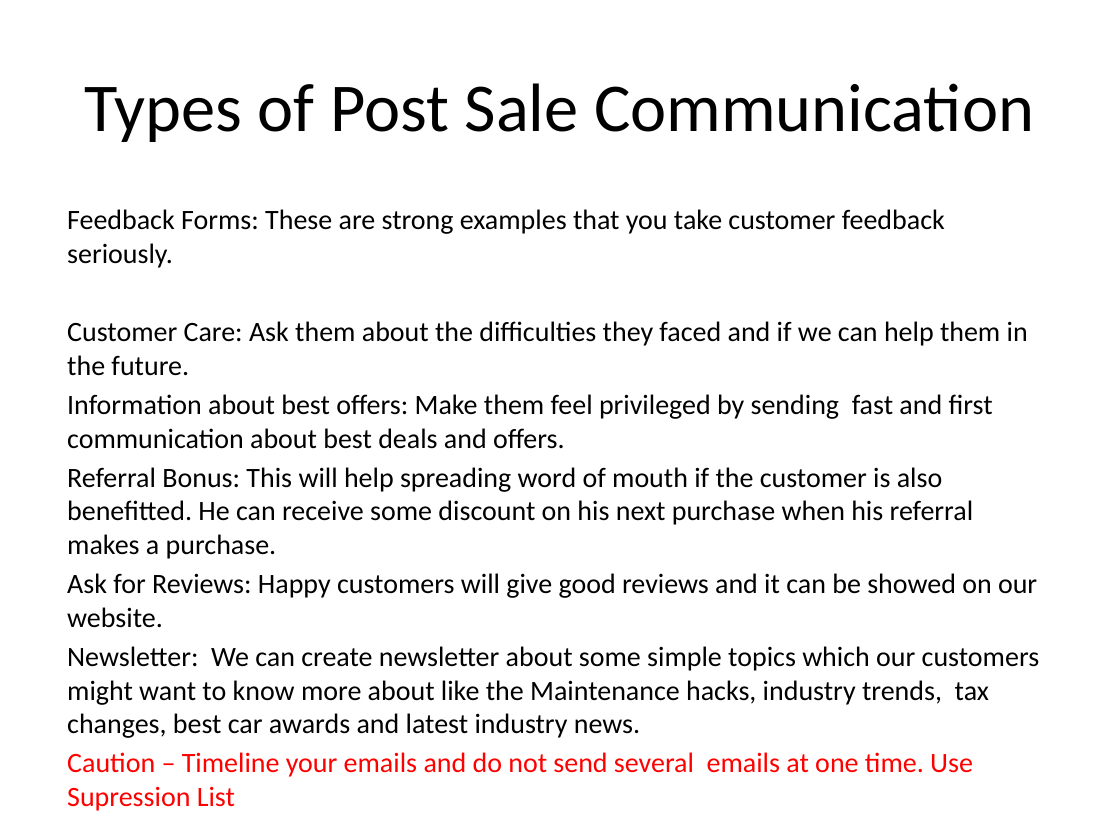
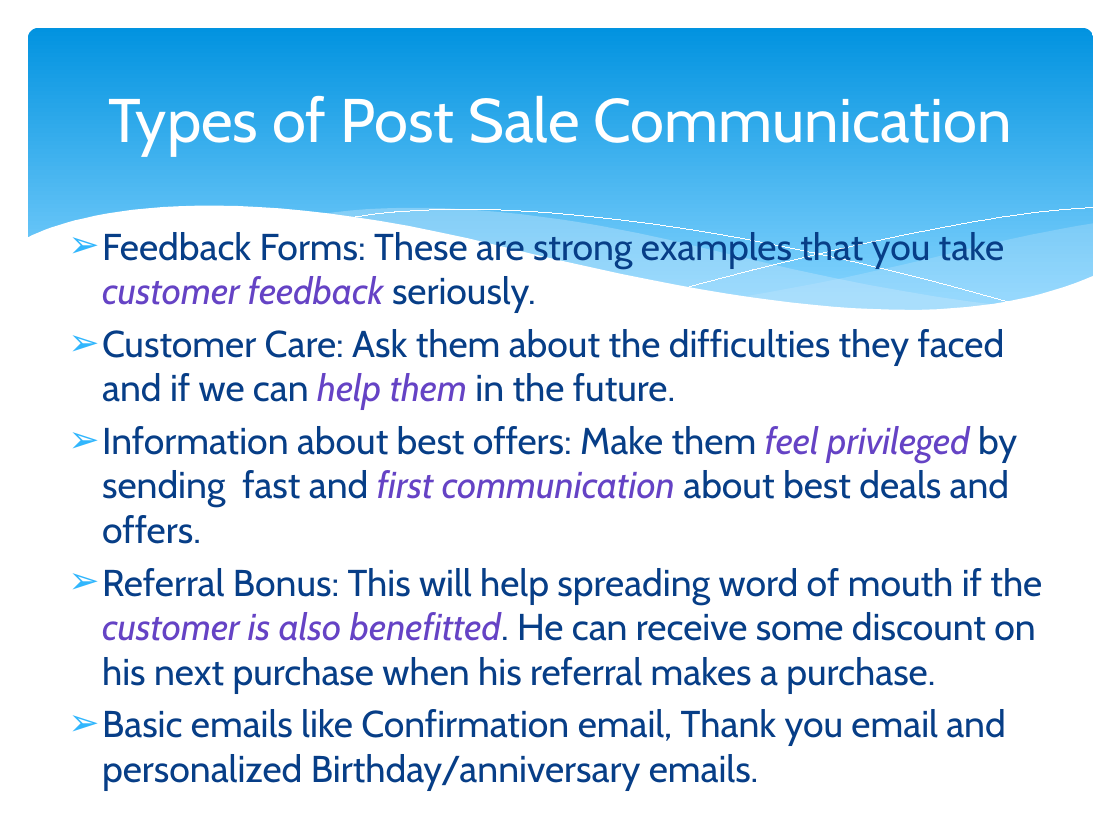
Before and after one commit to mausamiibs/mausamiibs.github.io, a slide deck: slide 11 of Marketing Automation for Network4cars.pptx (slide 10 before the commit). Drawn at 1120x840 pixels with LibreOffice and Linux fonts; fonts in the diff are those of the drawing. Boxes give left, top, right and bottom in pixels: in the first picture for what was removed or moved away, otherwise in the second. Text is boxed around its words. In the diff, an @@ line names an element or a change of style, - is before the commit and + after.

```diff
--- a/Marketing Automation for Network4cars.pptx
+++ b/Marketing Automation for Network4cars.pptx
@@ rounded rectangle added at [28,28,1093,330], fill gradient #0293E0 to #83D3FE @@
@@ title "Types of Post Sale Communication": place and size @@
-title "Types of Post Sale Communication" at [84,83,1034,142]
+title "Types of Post Sale Communication" at [108,96,1012,156]
@@ title "Types of Post Sale Communication" at [108,96,1012,156]: size 44 to 39.6 pt, font Calibri to Cabin, text colour #000000 to #FFFFFF @@
@@ group added at [26,206,1094,368]: 5 freeform shapes @@
@@ text "Feedback Forms: These are strong ...": place and size @@
-text "Feedback Forms: These are strong ..." at [67,209,1040,811]
+text "Feedback Forms: These are strong ..." at [102,228,1042,746]
@@ text at [102,228,1042,694]: size 18 to 24 pt, font Calibri to Cabin in "Feedback Forms: These are strong examples that ...", "Customer Care: Ask them about the difficulties ...", "Information about best offers: Make them feel ...", "Referral Bonus: This will help spreading word ..."; text colour #000000 to #073E87 in "Feedback Forms: These are strong examples that ...", "Customer Care: Ask them about the difficulties ...", "Information about best offers: Make them by ...", "Referral Bonus: This will help spreading word ..."; text colour #000000 to #6543C5, italic on in "customer feedback", "help them", "feel privileged first communication", "customer is also benefitted."; bullet none to ➢; more space between paragraphs @@
@@ text at [102,709,1006,746]: text changed; size 18 to 24 pt; font Calibri to Cabin; text colour #000000 to #073E87 @@
-Ask for Reviews: Happy customers will give good reviews and it can be showed on our website.
-Newsletter: We can create newsletter about some simple topics which our customers might want to know more about like the Maintenance hacks, industry trends, tax changes, best car awards and latest industry news.
-Caution – Timeline your emails and do not send several emails at one time. Use Supression List
+➢ Basic emails like Confirmation email, Thank you email and personalized Birthday/anniversary emails.
```
Also in this commit, not shown: 17 other slides changed, 3 slides added.
